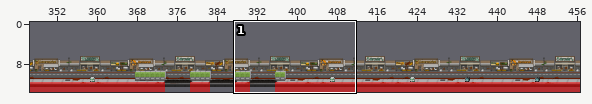
Tiled map, stored at Clay/Resources/levels/level6_hd.tmx. Above: a wide view before the commit, with the close-up outlined.
Close-up. Before the commit:
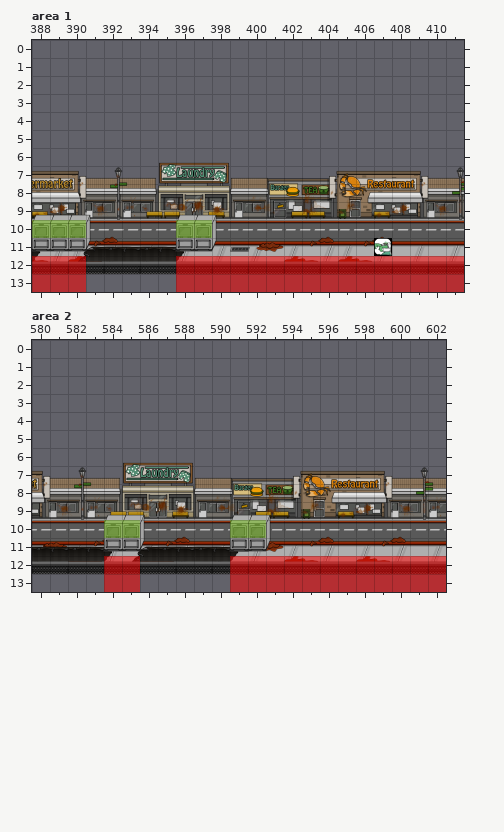
Cells are 64x64 px. Shown: area 1 x 388..411, y 0..13; area 2 x 580..602, y 0..13. The commit also changed other parts of the map, which this record leaves out.
And afterwards:
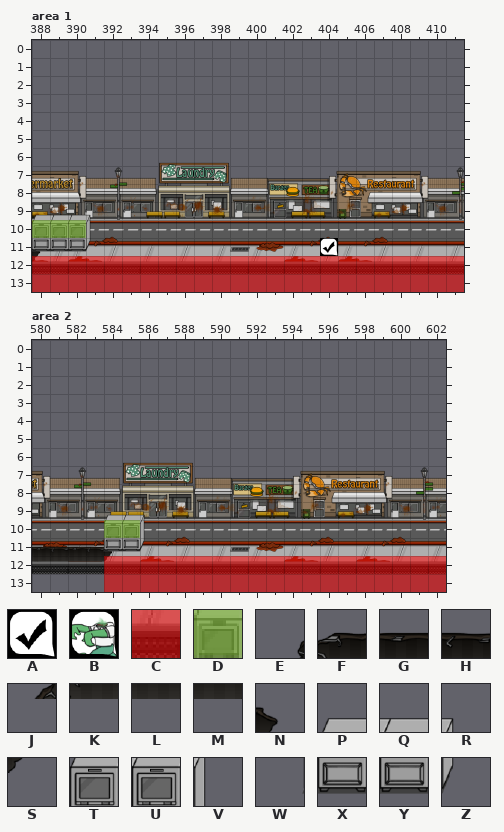
Key: from "Icons": A 2, B 26; from "Meta": C 0, D 4; from "Zombie": E 169, F 170, G 171, H 172, J 189, K 190, L 191, M 192, N 209, P 214, Q 215, R 216, S 229, T 234, U 235, V 236, W 253, X 254, Y 255, Z 256.
_ is an empty cell.
Tiles replaced or removed in this view: B, D, E, F, G, H, J, K, L, M, N, P, Q, R, S, T, U, V, W, X, Y, Z.
See-through tiles are keyed as they look on the map.
The edit:
Changed rows in their new state; . is an unchanged cell.
Layer "back-1", area 1:
first column x 390:
11 _______
12 _______
Layer "ledges", area 1:
first column x 395:
 9 .___
10 .___
11 ____
Layer "objects", area 1:
first column x 404:
11 A.._
Layer "meta", area 1:
first column x 391:
10 .....__
12 CCCCC..
13 CCCCC..
Layer "back-1", area 2:
first column x 585:
11 _______
12 _______
Layer "ledges", area 2:
first column x 590:
 9 .___
10 .___
11 ____
Layer "meta", area 2:
first column x 586:
10 .....__
12 CCCCC..
13 CCCCC..
